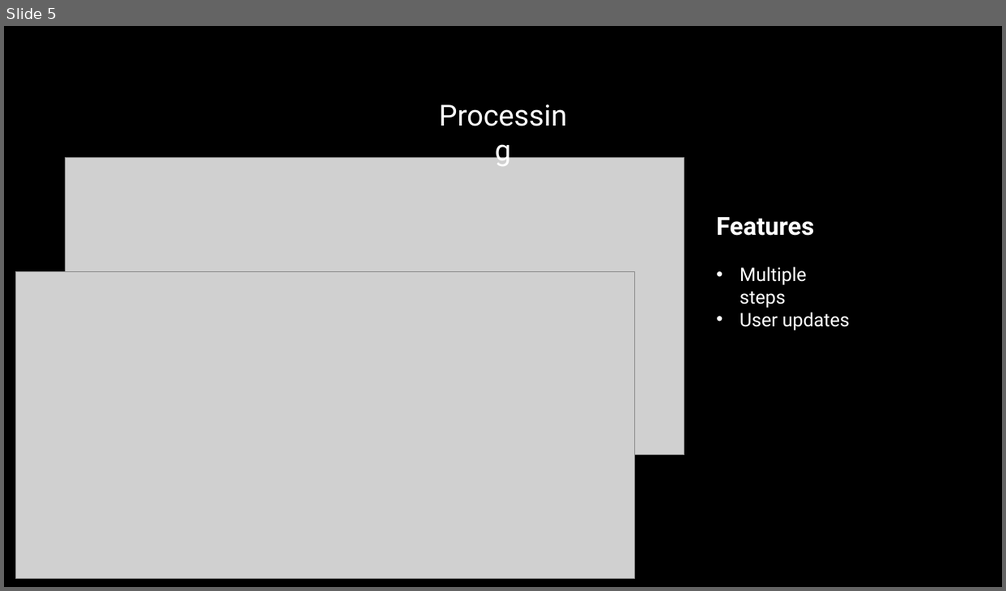
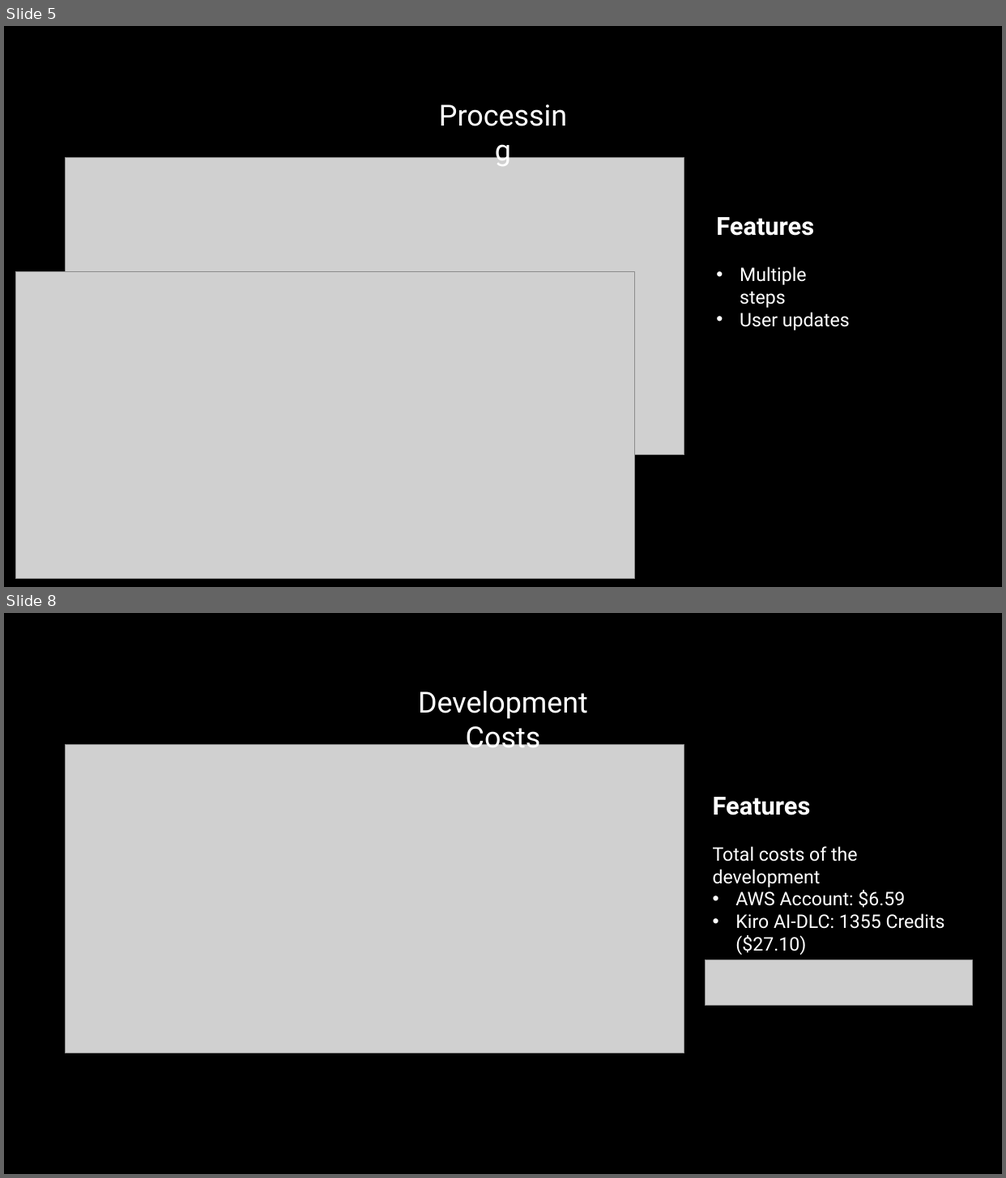
Before and after one commit to michaelgeiser/kiro-agentcore-app, a slide deck: documentation/Presentation Coach - Kiro implementation_2.pptx. Shown one above the other, each under a label of ours: slide 5 before the commit, slides 5 and 8 after it; the slides between them are not shown. The pictures are 1006x591 and 1006x1178 pixels, drawn with LibreOffice and Linux fonts; fonts in the diff are those of the drawing; grey boxes stand for pictures. Boxes give left, top, right and bottom in pixels: in the first picture for what was removed or moved away, otherwise in the second. Text is boxed around its words. In the diff, an @@ line names an element or a change of style, - is before the commit and + after.

```diff
--- a/documentation/Presentation Coach - Kiro implementation_2.pptx
+++ b/documentation/Presentation Coach - Kiro implementation_2.pptx
@@ slide 8 added at box(4, 613, 1002, 1174), background #000000 @@
@@ text added at box(418, 691, 588, 755), 28 pt, text #FFFFFF @@
+Development Costs
@@ picture added at box(66, 745, 684, 1053) @@
@@ text added at box(713, 797, 945, 955), 18 pt, text #FFFFFF @@
+Features
+Total costs of the development
+• AWS Account: $6.59
+• Kiro AI-DLC: 1355 Credits ($27.10)
@@ picture added at box(705, 960, 973, 1005) @@
```
Also in this commit, not shown: 3 slides changed, 5 other slides added, 9 other files.
